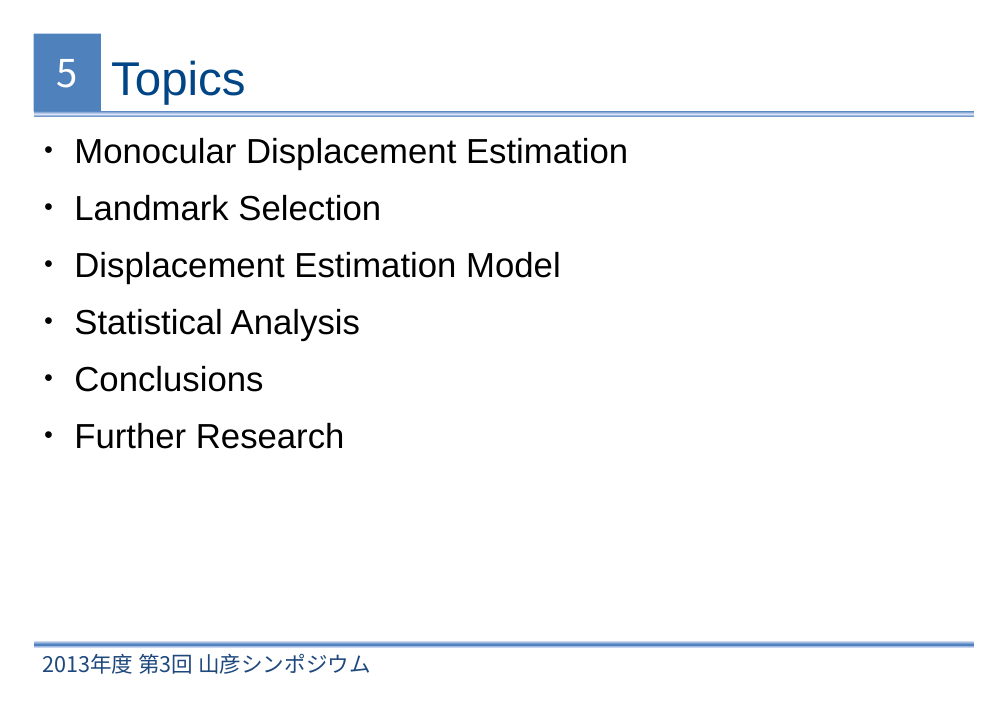
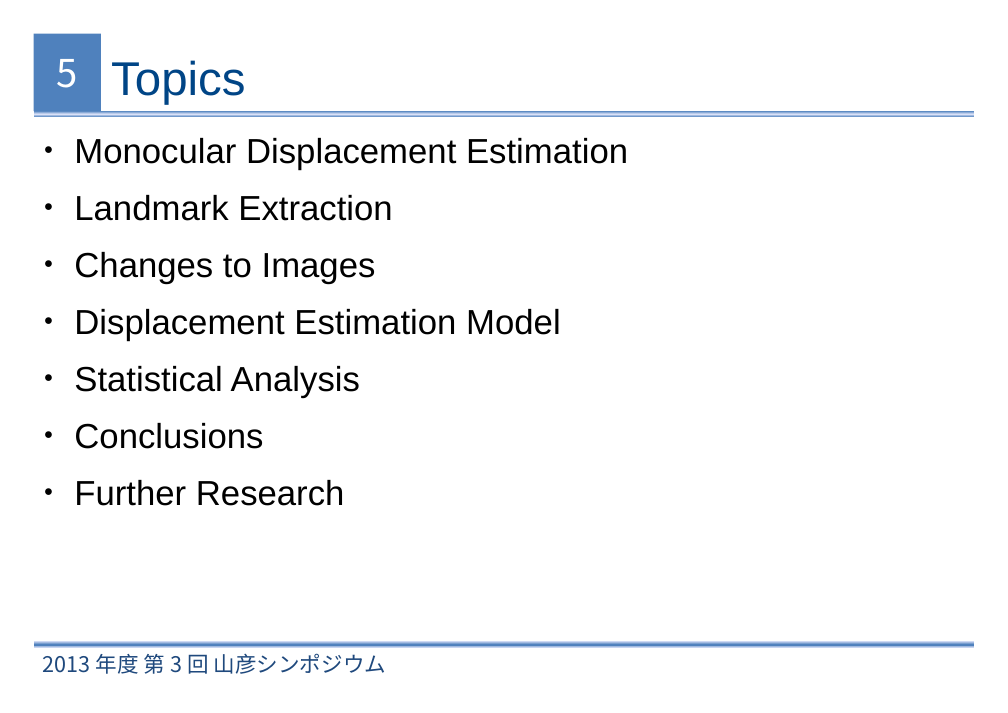
Before and after one commit to xperroni/Yamabiko, a slide deck: slide 5 of 2013-3/Presentation/Monocular Estimation of Spatial Displacement.odp. Drawn at 1008x713 pixels with LibreOffice and Linux fonts; fonts in the diff are those of the drawing; background and template pictures are left out. Boxes give left, top, right and bottom in pixels: in the first picture for what was removed or moved away, otherwise in the second. Text is boxed around its words. In the diff, an @@ line names an element or a change of style, - is before the commit and + after.

```diff
--- a/2013-3/Presentation/Monocular Estimation of Spatial Displacement.odp
+++ b/2013-3/Presentation/Monocular Estimation of Spatial Displacement.odp
@@ text at bbox=[74, 195, 392, 284]: text changed @@
-● Landmark Selection
+● Landmark Extraction
+● Changes to Images
```
Also in this commit, not shown: 10 other slides changed.
